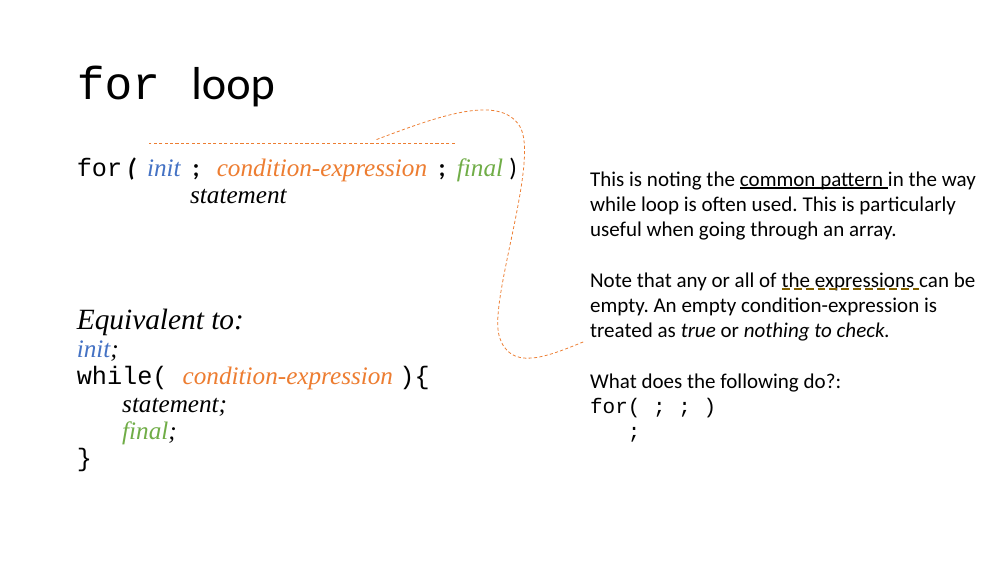
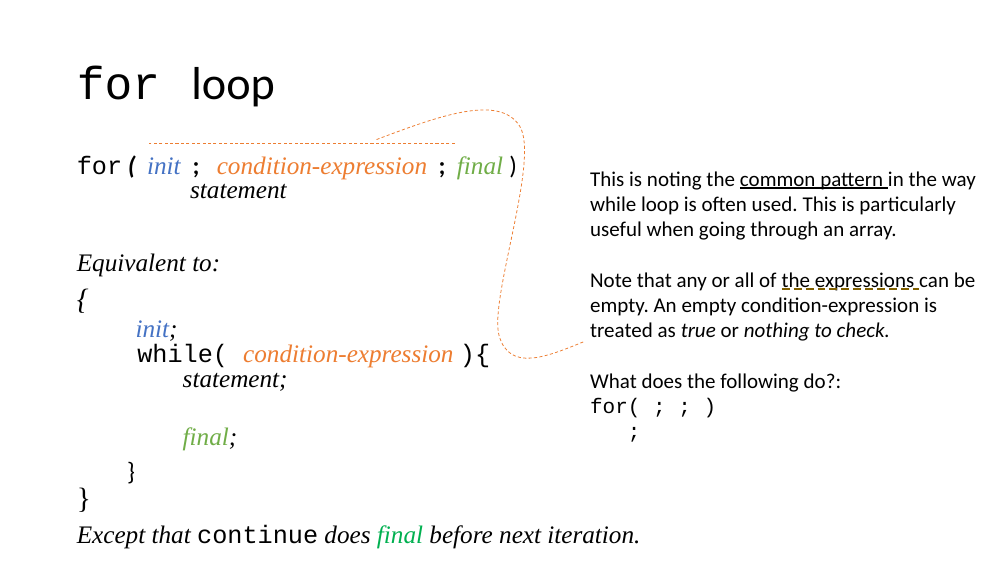
Before and after one commit to rbadrinath/FCP, a slide deck: slide 3 of slides/09-for-do-loops.pptx. Drawn at 1008x567 pixels with LibreOffice and Linux fonts; fonts in the diff are those of the drawing. Boxes give left, top, right and bottom in pixels: in the first picture for what was removed or moved away, otherwise in the second. Text is boxed around its words. In the diff, an @@ line names an element or a change of style, - is before the commit and + after.

```diff
--- a/slides/09-for-do-loops.pptx
+++ b/slides/09-for-do-loops.pptx
@@ text at <box>77,155,503,199</box>: line spacing 0.9 to 0.8 @@
@@ text at <box>77,253,640,549</box>: text changed @@
-Equivalent to:
-init;
-while( condition-expression ){
-statement;
-final;
-}
+Equivalent to:
+{
+init;
+while( condition-expression ){
+statement;
+final;
+}
+}
+Except that continue does final before next iteration.
```
Also in this commit, not shown: 2 other slides changed, 8 other files.
